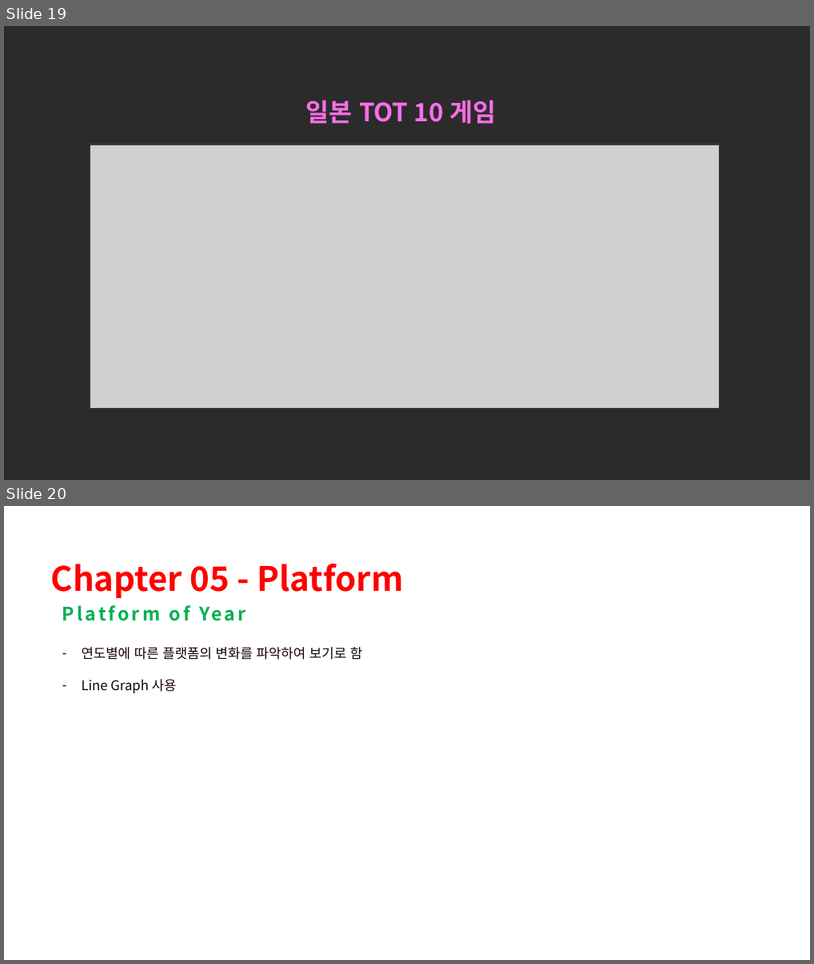
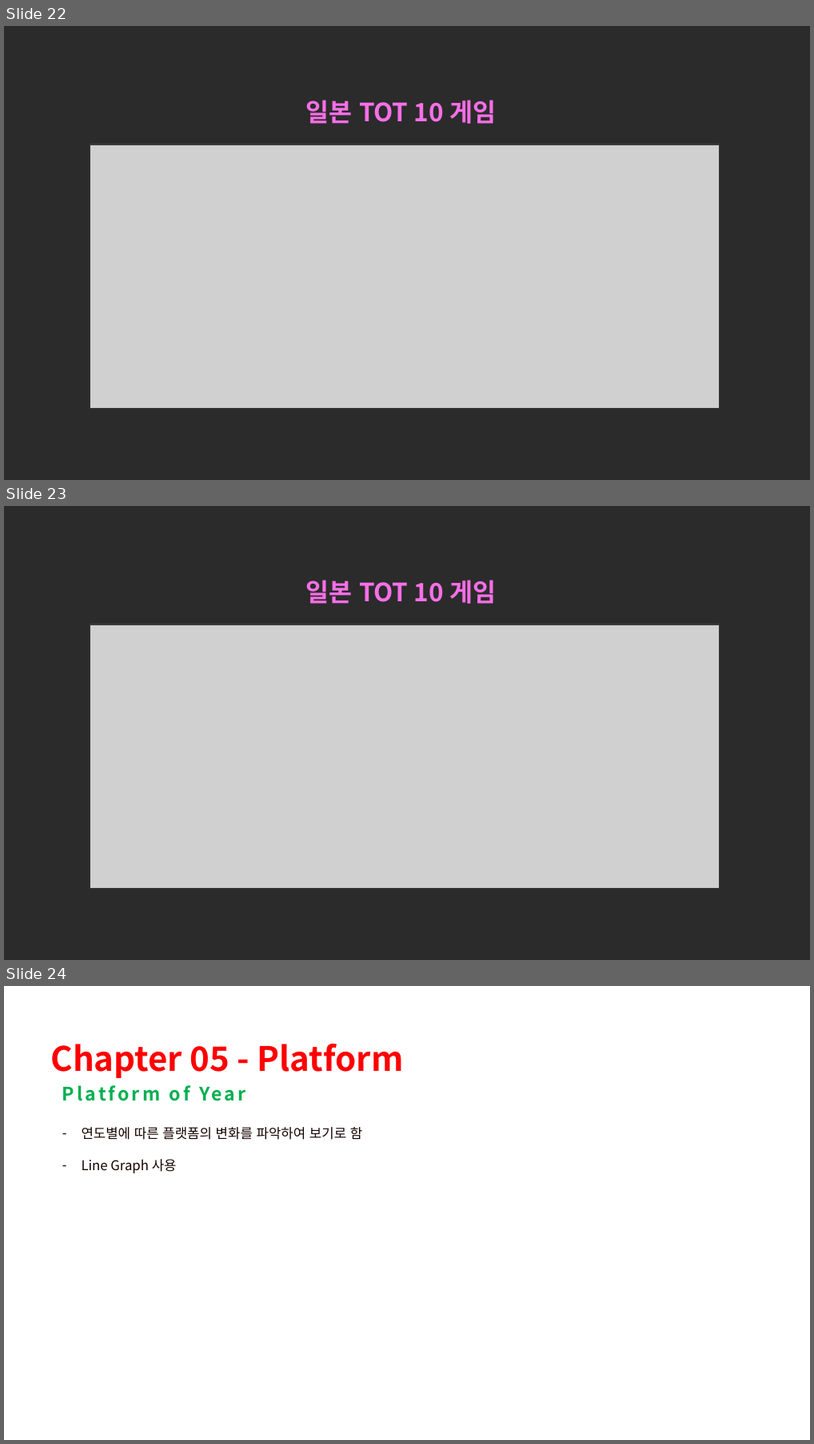
Before and after one commit to kmukhs/AIB17_Section1_Project, a slide deck: AIB17_Section1_Project_김현섭.pptx. Shown one above the other, each under a label of ours: slides 19 and 20 before the commit, slides 22, 23 and 24 after it. The pictures are 814x964 and 814x1444 pixels, drawn with LibreOffice and Linux fonts; fonts in the diff are those of the drawing; grey boxes stand for pictures; background and template pictures are left out; a plain dark background stands for a picture behind light text. Boxes give left, top, right and bottom in pixels: in the first picture for what was removed or moved away, otherwise in the second. Text is boxed around its words. In the diff, an @@ line names an element or a change of style, - is before the commit and + after.

```diff
--- a/AIB17_Section1_Project_김현섭.pptx
+++ b/AIB17_Section1_Project_김현섭.pptx
@@ slide 23 added at box(4, 506, 810, 960), background picture (left out) @@
@@ text added at box(306, 580, 496, 604), 30 pt, text #F76FE7, bold @@
+일본 TOT 10 게임
@@ picture added at box(90, 624, 720, 888) @@
@@ what was slide 19 is now slide 22 @@
@@ what was slide 20 is now slide 24 @@
```
Also in this commit, not shown: 3 other slides added.
